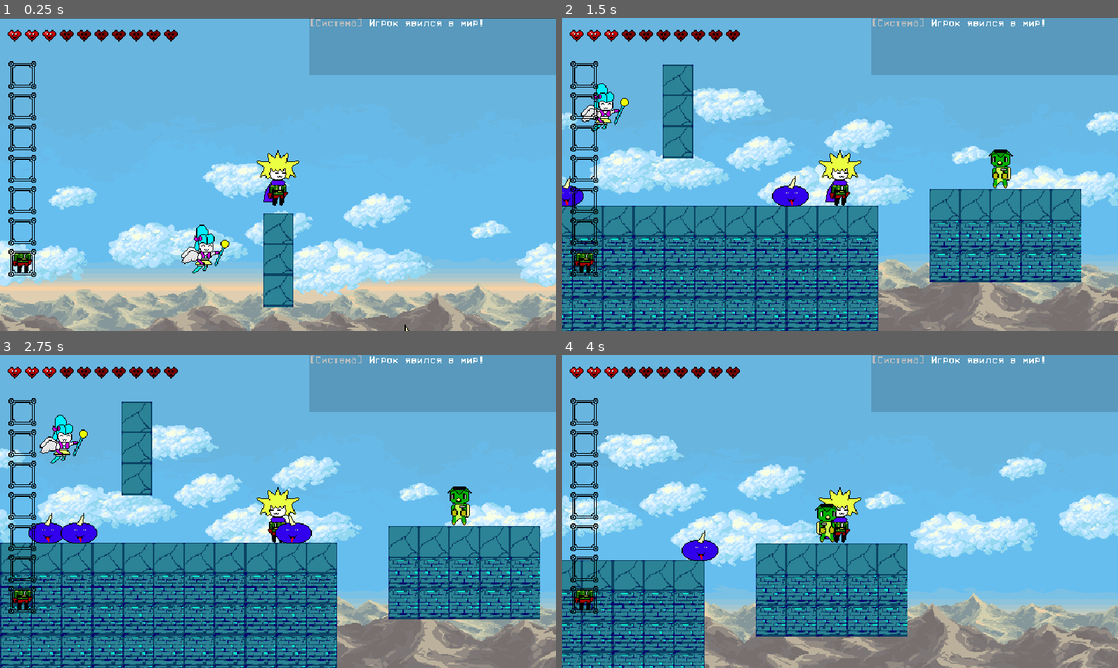
Above: before the commit, frames 1-4 (two rows, left to right).
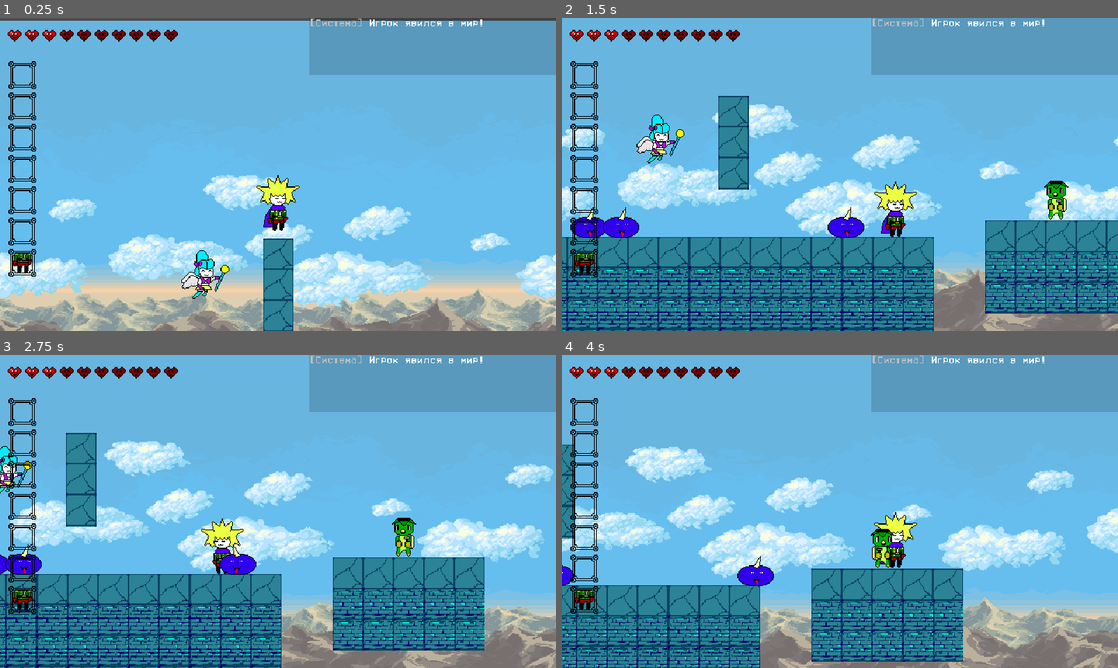
Above: after the commit, the same moments.

Repository: zoomergames/magicia
Game: Godot game, scene res://core/game.tscn
Same seed, same stepped clock (60 frames per second), same inputs: the game is played once before the commit and once after it.
Inputs (mouse positions are in pixels of both pictures, inside the frame that each line leads up to):
- Up to frame 1 (0.25 s): no input
- Up to frame 2 (1.5 s): tap Enter (ui_accept) at 0.5 s; move the mouse to (962, 158) at 0.52 s; hold D (move_right) from 0.53 s (still down); tap 1 (1) at 0.6 s; click (962, 158) at 0.67 s; tap W (jump) at 0.77 s; tap 2 (2) at 0.8, 1.35 s; move the mouse to (728, 190) at 1.27 s
- Up to frame 3 (2.75 s): tap W (jump) at 1.52 s; tap 3 (3) at 1.55, 2.1 s; move the mouse to (333, 442) at 2.02 s; release D (move_right) at 2.03 s; hold A (move_left) from 2.03 s (still down); tap 4 (4) at 2.3 s
- Up to frame 4 (4 s): move the mouse to (812, 574) at 2.77 s; release A (move_left) at 2.78 s; hold D (move_right) from 2.78 s (still down); tap 4 (4) at 2.85 s; click (812, 574) at 2.92 s; tap W (jump) at 3.02, 3.77 s; tap 5 (5) at 3.05, 3.6 s; move the mouse to (1006, 558) at 3.52 s; tap 1 (1) at 3.8 s

The runs differ from the first frame. In frame 1, 22% of the frame differs, in the area x 0-100%, y 0-100%; in frame 2, 46%, in the area x 0-100%, y 14-100%; in frame 3, 45%; in frame 4, 39%.

Commit message:
исправлена камера

Diff:
--- a/entities/player/player.tscn
+++ b/entities/player/player.tscn
@@ -2,7 +2,9 @@
 
 [ext_resource type="Script" uid="uid://belynuc1i5v3l" path="res://entities/player/player.gd" id="1_abrql"]
 [ext_resource type="Texture2D" uid="uid://bjgeuv3a2nrk3" path="res://entities/player/player_template.png" id="2_bls4j"]
+[ext_resource type="PackedScene" uid="uid://b4mnv57gs08ya" path="res://entities/player/player_camera.tscn" id="3_8fjmc"]
 [ext_resource type="PackedScene" uid="uid://smefc3j1vjsl" path="res://items/armors/super_costume/super_costume.tscn" id="3_fkugw"]
+[ext_resource type="Script" uid="uid://dpc1jyd5vjmsc" path="res://entities/player/player_camera.gd" id="4_qiwj3"]
 
 [sub_resource type="RectangleShape2D" id="RectangleShape2D_abrql"]
 size = Vector2(20, 51)
@@ -21,8 +23,8 @@
 position = Vector2(0, 10.5)
 shape = SubResource("RectangleShape2D_abrql")
 
-[node name="Camera2D" type="Camera2D" parent="." unique_id=109021886]
-process_callback = 0
+[node name="PlayerCamera" parent="." unique_id=816380692 instance=ExtResource("3_8fjmc")]
+script = ExtResource("4_qiwj3")
 
 [node name="ArmorSlot" type="Node2D" parent="." unique_id=1593787647]
 unique_name_in_owner = true
--- /dev/null
+++ b/entities/player/player_camera.gd
@@ -0,0 +1,12 @@
+extends Camera2D
+
+# Скорость сглаживания камеры (чем больше число, тем быстрее она летит за игроком)
+@export var follow_speed: float = 5.0
+
+func _physics_process(delta: float) -> void:
+	var player = get_tree().get_first_node_in_group("player")
+
+	if player:
+		# Мягко притягиваем текущую позицию камеры к позиции игрока.
+		# Функция lerp сама высчитает идеальный шаг без субпиксельного дрожания!
+		global_position = global_position.lerp(player.global_position, follow_speed * delta)
--- /dev/null
+++ b/entities/player/player_camera.tscn
@@ -0,0 +1,6 @@
+[gd_scene format=3 uid="uid://b4mnv57gs08ya"]
+
+[node name="PlayerCamera" type="Camera2D" unique_id=816380692]
+process_callback = 0
+drag_horizontal_enabled = true
+drag_vertical_enabled = true
Not shown, added: entities/player/player_camera.gd.uid
